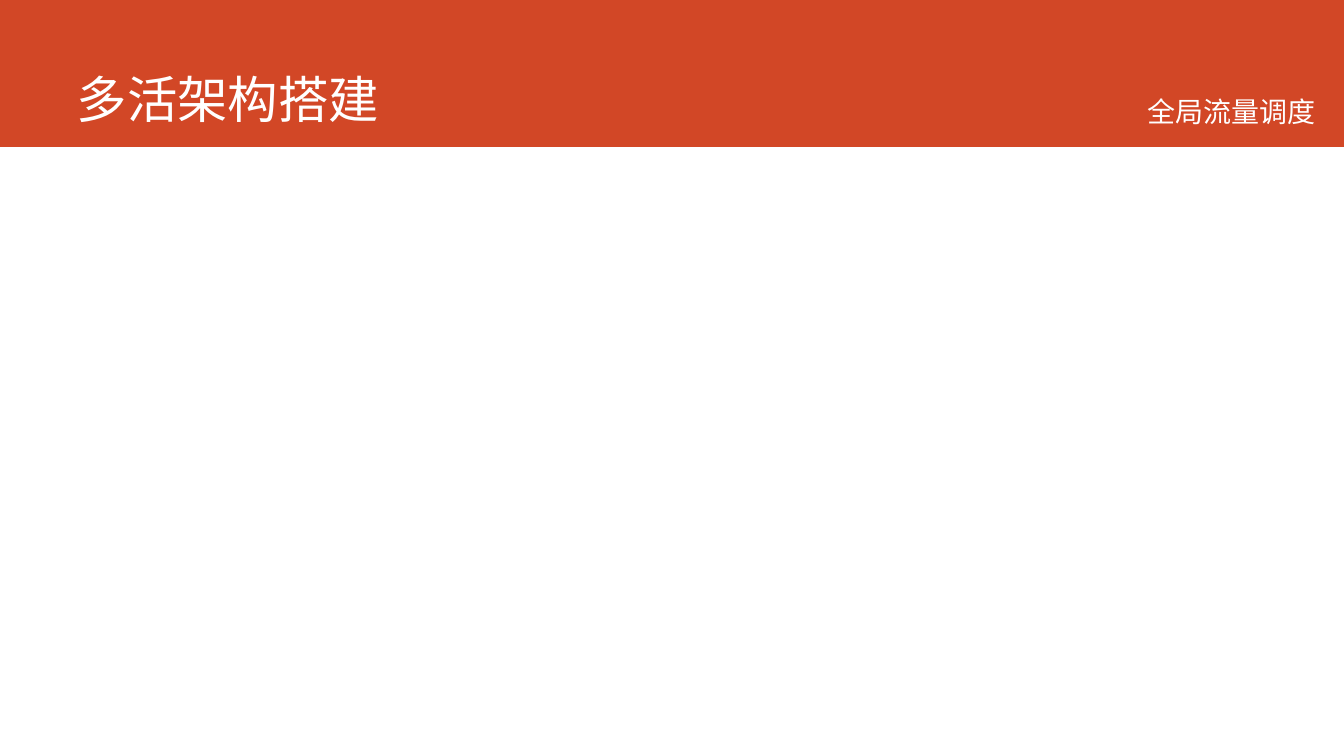
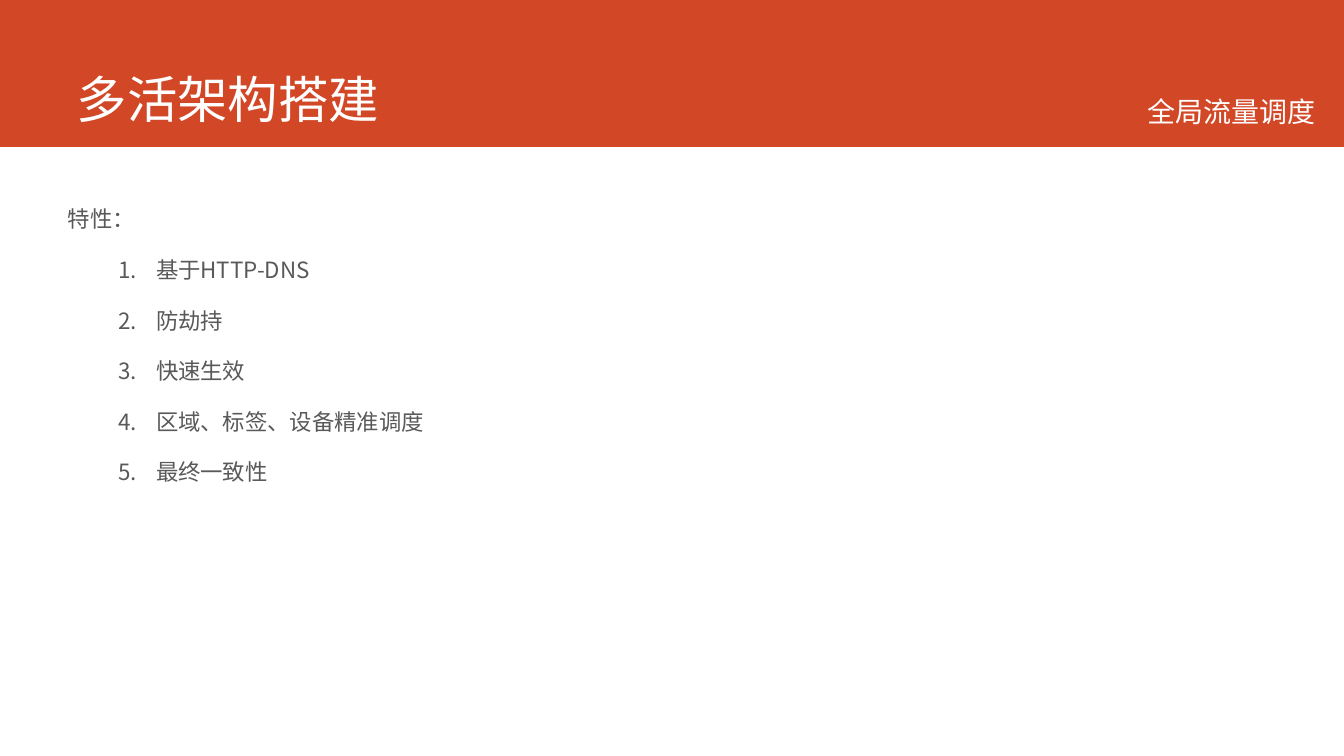
Before and after one commit to printfcoder/printfcoder, a slide deck: slide 6 of job/me/个人介绍.pptx. Drawn at 1344x756 pixels with LibreOffice and Linux fonts; fonts in the diff are those of the drawing. Boxes give left, top, right and bottom in pixels: in the first picture for what was removed or moved away, otherwise in the second. Text is boxed around its words. In the diff, an @@ line names an element or a change of style, - is before the commit and + after.

Commit message:
ppt

```diff
--- a/job/me/个人介绍.pptx
+++ b/job/me/个人介绍.pptx
@@ text added at bbox=[68, 208, 424, 482], 16 pt, text #595959 @@
+特性：
+  1. 基于HTTP-DNS
+  2. 防劫持
+  3. 快速生效
+  4. 区域、标签、设备精准调度
+  5. 最终一致性
```
Also in this commit, not shown: 2 other slides changed, 1 slide added, 1 other file.
